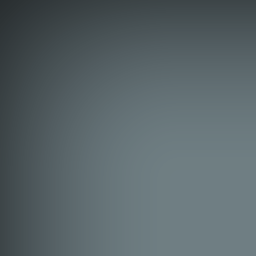
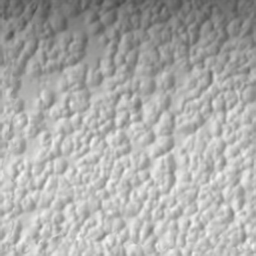
The second (256, 256) image is a revision of the first. Changes to its layers:
showed "Warstwa 0 kopia 4" over bbox(0, 0, 256, 256)
removed layer "Warstwa 6" from group "Grupa 3" over bbox(0, 0, 256, 256)
added layer "roof0" above "Warstwa 0" over bbox(0, 0, 256, 256)
